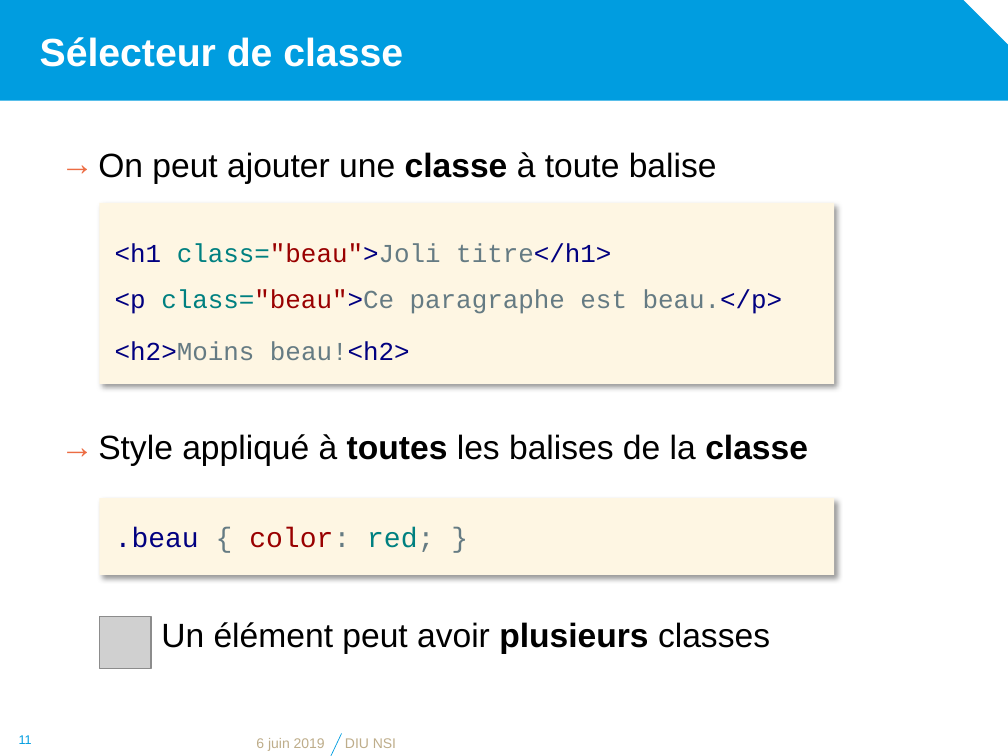
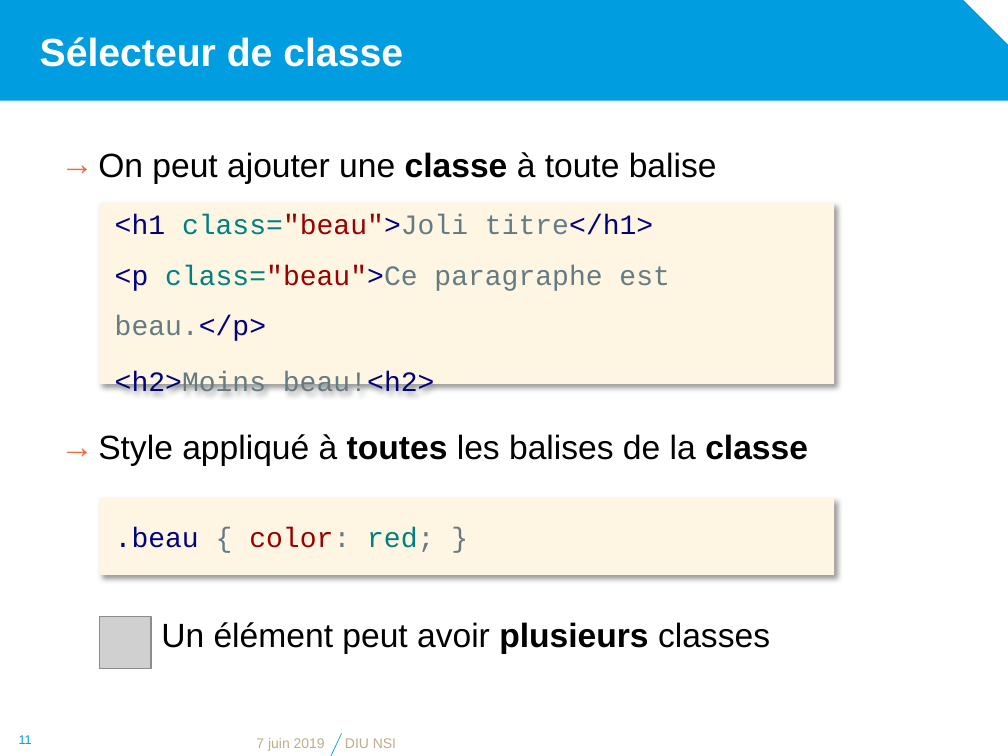
Before and after one commit to diu-uf-bordeaux/bloc1, a slide deck: slide 11 of web/3-CSS/css.pptx. Drawn at 1008x756 pixels with LibreOffice and Linux fonts; fonts in the diff are those of the drawing; grey boxes stand for pictures; background and template pictures are left out. Boxes give left, top, right and bottom in pixels: in the first picture for what was removed or moved away, otherwise in the second. Text is boxed around its words. In the diff, an @@ line names an element or a change of style, - is before the commit and + after.

```diff
--- a/web/3-CSS/css.pptx
+++ b/web/3-CSS/css.pptx
@@ rectangle "<h1 class="beau">Joli titre</h1> <p class="beau">Ce ..." at (100, 203, 835, 384): size 18.5 to 20 pt @@
@@ text at (256, 738, 325, 751): text changed @@
-6 juin 2019
+7 juin 2019
```
Also in this commit, not shown: 18 other slides changed, 3 other files.
